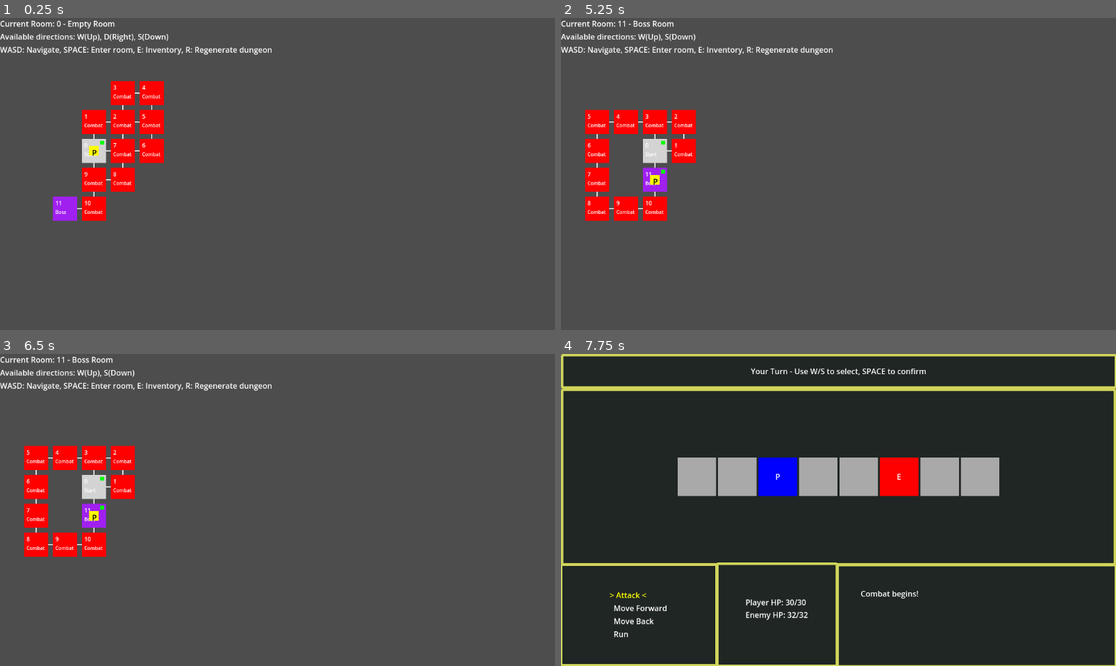
Above: before the commit, frames 1-4 (two rows, left to right).
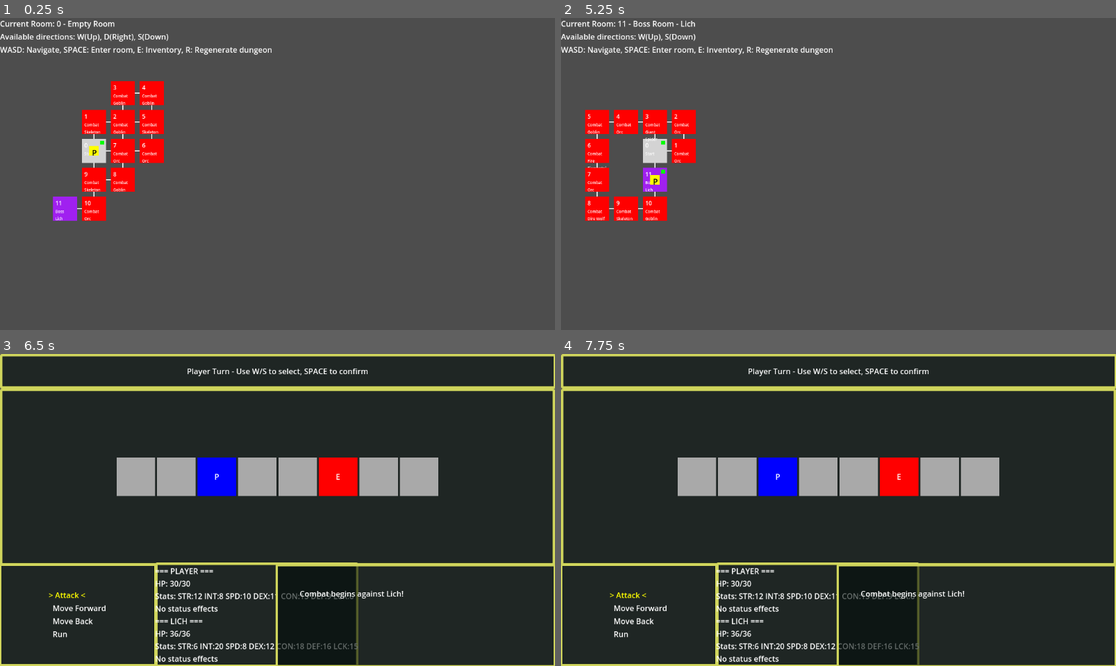
Above: after the commit, the same moments.

Repository: theoskille/project-rogue
Game: Godot game, scene res://scenes/main.tscn
Same seed, same stepped clock (60 frames per second), same inputs: the game is played once before the commit and once after it.
Inputs:
- Up to frame 1 (0.25 s): no input
- Up to frame 2 (5.25 s): tap Enter at 0.5, 2, 3.5 s; hold D 0.53-1.28 s; tap R at 0.6, 4.35 s; tap Space at 0.77, 1.25, 1.52, 2.75, 3.02, 3.77, 4.25, 4.52 s; hold S 1.28-2.03 s; tap E at 1.35, 5.1 s; hold D 2.03-2.78 s; tap Tab at 2.1 s; hold W 2.78-3.53 s; tap Delete at 2.85 s; hold A 3.53-5.03 s; tap Backspace at 3.6 s; hold S from 5.03 s (still down)
- Up to frame 3 (6.5 s): release S at 5.78 s; hold D from 5.78 s (still down); tap Tab at 5.85 s; tap Space at 6.02 s
- Up to frame 4 (7.75 s): release D at 6.53 s; hold W 6.53-7.28 s; tap Delete at 6.6 s; tap Space at 6.77, 7.52 s; hold D from 7.28 s (still down); tap Backspace at 7.35 s

The runs differ from the first frame. In frame 1, 0.5% of the frame differs, in the area x 10-29%, y 24-65%; in frame 2, 0.5%; in frame 3, 99%, in the area x 0-100%, y 0-100%; in frame 4, 2.1%.
Error before the commit: Invalid assignment of property or key 'attacks' with value of type 'Array' on a base object of type 'Resource (Enemy)'. (res://scripts/ExplorationManager.gd:29…

Commit message:
modular enemies

Diff:
--- a/scripts/CombatManager.gd
+++ b/scripts/CombatManager.gd
@@ -111,7 +111,7 @@
 	else:
 		current_turn = "enemy"
 
-	log_combat_message("Combat begins!")
+	log_combat_message("Combat begins against %s!" % enemy.name)
 	update_display()
 
 	# If enemy goes first, take enemy turn
@@ -295,7 +295,7 @@
 	update_display()
 
 	if not enemy.is_alive():
-		log_combat_message("Enemy defeated!")
+		log_combat_message("%s defeated!" % enemy.name)
 		end_combat(true)
 		return
 
@@ -306,7 +306,7 @@
 
 	# Check if enemy died from status effects
 	if not enemy.is_alive():
-		log_combat_message("Enemy defeated by status effects!")
+		log_combat_message("%s defeated by status effects!" % enemy.name)
 		end_combat(true)
 		return
 
@@ -322,14 +322,15 @@
 
 	if distance <= 1:
 		# Attack
-		var damage = enemy.get_attack_damage(enemy.get_random_attack())
+		var attack_name = enemy.get_random_attack()
+		var damage = enemy.get_attack_damage(attack_name)
 		var hit_chance = 0.7
 
 		if randf() < hit_chance:
 			player.take_damage(damage)
-			log_combat_message("Enemy hits for %d damage!" % damage)
+			log_combat_message("%s uses %s for %d damage!" % [enemy.name, attack_name, damage])
 		else:
-			log_combat_message("Enemy misses!")
+			log_combat_message("%s's %s misses!" % [enemy.name, attack_name])
 	else:
 		# Move closer
 		var direction = 1 if player_position > enemy_position else -1
@@ -337,9 +338,9 @@
 
 		if new_position != player_position and new_position >= 0 and new_position <= 7:
 			enemy_position = new_position
-			log_combat_message("Enemy moves to position %d" % enemy_position)
+			log_combat_message("%s moves to position %d" % [enemy.name, enemy_position])
 		else:
-			log_combat_message("Enemy can't move closer!")
+			log_combat_message("%s can't move closer!" % enemy.name)
 
 	end_enemy_turn()
 
@@ -380,26 +381,41 @@
 	update_battlefield()
 	update_actions_menu()
 
-	# Status display with status effects
+	# Enhanced status display with enemy name and stats
 	var player_status = status_manager.get_player_status_text()
 	var enemy_status = status_manager.get_enemy_status_text()
 
-	status_display.text = "Player HP: %d/%d\n%sEnemy HP: %d/%d\n%s" % [
+	# Format player stats
+	var player_stats_text = "STR:%d INT:%d SPD:%d DEX:%d CON:%d DEF:%d LCK:%d" % [
+		player.stats["STR"], player.stats["INT"], player.stats["SPD"],
+		player.stats["DEX"], player.stats["CON"], player.stats["DEF"], player.stats["LCK"]
+	]
+
+	# Format enemy stats
+	var enemy_stats_text = "STR:%d INT:%d SPD:%d DEX:%d CON:%d DEF:%d LCK:%d" % [
+		enemy.stats["STR"], enemy.stats["INT"], enemy.stats["SPD"],
+		enemy.stats["DEX"], enemy.stats["CON"], enemy.stats["DEF"], enemy.stats["LCK"]
+	]
+
+	status_display.text = "=== PLAYER ===\nHP: %d/%d\nStats: %s\n%s\n=== %s ===\nHP: %d/%d\nStats: %s\n%s" % [
 		player.current_hp, player.max_hp,
-		player_status + "\n" if player_status != "" else "",
+		player_stats_text,
+		player_status if player_status != "" else "No status effects",
+		enemy.name.to_upper(),
 		enemy.current_hp, enemy.max_hp,
-		enemy_status + "\n" if enemy_status != "" else ""
+		enemy_stats_text,
+		enemy_status if enemy_status != "" else "No status effects"
 	]
 
 func update_combat_info():
-	# Combat info
+	# Combat info with simpler player turn text
 	if current_turn == "player":
 		if current_menu == "main":
-			combat_info.text = "Your Turn - Use W/S to select, SPACE to confirm"
+			combat_info.text = "Player Turn - Use W/S to select, SPACE to confirm"
 		else:
 			combat_info.text = "Select Attack - Use W/S to select, SPACE to confirm"
 	else:
-		combat_info.text = "Enemy Turn..."
+		combat_info.text = "%s's Turn..." % enemy.name
 
 	combat_info.horizontal_alignment = HORIZONTAL_ALIGNMENT_CENTER
 
--- a/scripts/ExplorationManager.gd
+++ b/scripts/ExplorationManager.gd
@@ -105,12 +105,21 @@
 	label.add_theme_font_size_override("font_size", 12)
 	room_node.add_child(label)
 
-	# Add room type indicator
+	# Add room type indicator with enemy name
 	var type_label = Label.new()
-	type_label.text = get_room_type_short_name(room_data.type)
+	var type_text = get_room_type_short_name(room_data.type)
+
+	# Add enemy name for combat/boss rooms
+	if room_data.type != DungeonGenerator.RoomType.EMPTY:
+		var enemy_name = DungeonGenerator.get_room_enemy_name(room_id, dungeon_data["rooms"])
+		type_text += "\n" + enemy_name
+
+	type_label.text = type_text
 	type_label.position = Vector2(5, 25)
 	type_label.add_theme_color_override("font_color", Color.WHITE)
-	type_label.add_theme_font_size_override("font_size", 10)
+	type_label.add_theme_font_size_override("font_size", 8)
+	type_label.autowrap_mode = TextServer.AUTOWRAP_WORD_SMART
+	type_label.custom_minimum_size = Vector2(40, 20)
 	room_node.add_child(type_label)
 
 	# Add visited indicator
@@ -281,15 +290,13 @@
 	update_ui()
 
 func start_combat():
-	var enemy = DungeonGenerator.get_enemy_for_room()
+	# Use the new modular enemy system
+	var enemy = DungeonGenerator.get_enemy_for_room(current_room_id, dungeon_data["rooms"])
 	game_manager.start_combat(enemy)
 
 func start_boss_fight():
-	var boss = Enemy.new("Boss Orc")
-	boss.stats = {"STR": 18, "INT": 8, "SPD": 6, "DEX": 10, "CON": 25, "DEF": 14, "LCK": 8}
-	boss.max_hp = boss.stats["CON"] * 3
-	boss.current_hp = boss.max_hp
-	boss.attacks = ["Mighty Swing", "Roar", "Charge"]
+	# Use the new modular enemy system for boss fights too
+	var boss = DungeonGenerator.get_enemy_for_room(current_room_id, dungeon_data["rooms"])
 	game_manager.start_combat(boss)
 
 func room_cleared():
@@ -302,12 +309,17 @@
 func update_ui():
 	var current_room = dungeon_data["rooms"][current_room_id]
 
-	# Room info
+	# Room info with enemy name
 	var room_type_text = DungeonGenerator.get_room_type_name(current_room.type)
 	if current_room.cleared:
 		room_type_text += " (Cleared)"
 
-	room_info_label.text = "Current Room: %d - %s" % [current_room_id, room_type_text]
+	var enemy_info = ""
+	if current_room.type != DungeonGenerator.RoomType.EMPTY:
+		var enemy_name = DungeonGenerator.get_room_enemy_name(current_room_id, dungeon_data["rooms"])
+		enemy_info = " - " + enemy_name
+
+	room_info_label.text = "Current Room: %d - %s%s" % [current_room_id, room_type_text, enemy_info]
 
 	# Show available directions
 	var directions_text = "Available directions: "
--- a/scripts/entities/Enemy.gd
+++ /dev/null
@@ -1,63 +0,0 @@
-class_name Enemy
-extends Resource
-
-var name: String
-var stats: Dictionary
-var current_hp: int
-var max_hp: int
-var attacks: Array[String]
-
-func _init(enemy_name: String = "Goblin"):
-	name = enemy_name
-
-	# Set default stats based on enemy type
-	match enemy_name:
-		"Goblin":
-			stats = {"STR": 8, "INT": 4, "SPD": 12, "DEX": 10, "CON": 10, "DEF": 6, "LCK": 5}
-			attacks = ["Scratch", "Bite"]
-		"Orc":
-			stats = {"STR": 14, "INT": 6, "SPD": 8, "DEX": 7, "CON": 16, "DEF": 10, "LCK": 4}
-			attacks = ["Club", "Charge"]
-		"Skeleton":
-			stats = {"STR": 10, "INT": 3, "SPD": 6, "DEX": 8, "CON": 12, "DEF": 12, "LCK": 2}
-			attacks = ["Bone Strike", "Rattle"]
-		_:
-			# Default enemy
-			stats = {"STR": 8, "INT": 4, "SPD": 8, "DEX": 8, "CON": 10, "DEF": 6, "LCK": 3}
-			attacks = ["Attack"]
-
-	max_hp = stats["CON"] * 2
-	current_hp = max_hp
-
-func is_alive() -> bool:
-	return current_hp > 0
-
-func take_damage(damage: int):
-	current_hp = max(0, current_hp - damage)
-
-func heal(amount: int):
-	current_hp = min(max_hp, current_hp + amount)
-
-func get_attack_damage(attack_name: String) -> int:
-	# Simple damage calculation
-	match attack_name:
-		"Scratch", "Bite":
-			return stats["STR"] + randi() % 4
-		"Club":
-			return stats["STR"] * 2
-		"Charge":
-			return stats["STR"] + stats["SPD"] / 2
-		"Bone Strike":
-			return stats["STR"] + stats["DEX"] / 2
-		"Rattle":
-			return stats["STR"] / 2
-		_:
-			return stats["STR"]
-
-func get_speed() -> int:
-	return stats["SPD"]
-
-func get_random_attack() -> String:
-	if attacks.size() > 0:
-		return attacks[randi() % attacks.size()]
-	return "Attack"
--- /dev/null
+++ b/scripts/entities/enemies/Enemy.gd
@@ -0,0 +1,53 @@
+class_name Enemy
+extends Resource
+
+var name: String
+var stats: Dictionary
+var current_hp: int
+var max_hp: int
+var attacks: Array[String]
+
+func _init():
+	# Default values - will be set by EnemyDatabase.create_enemy()
+	name = "Unknown Enemy"
+	stats = {"STR": 8, "INT": 4, "SPD": 8, "DEX": 8, "CON": 10, "DEF": 6, "LCK": 3}
+	attacks = ["Slash"]
+	max_hp = stats["CON"] * 2
+	current_hp = max_hp
+
+func is_alive() -> bool:
+	return current_hp > 0
+
+func take_damage(damage: int):
+	current_hp = max(0, current_hp - damage)
+
+func heal(amount: int):
+	current_hp = min(max_hp, current_hp + amount)
+
+# Now uses AttackDatabase for consistent damage calculation
+func get_attack_damage(attack_name: String) -> int:
+	return AttackDatabase.calculate_attack_damage(attack_name, stats, 0)  # No weapon bonus for enemies
+
+func get_speed() -> int:
+	return stats["SPD"]
+
+func get_random_attack() -> String:
+	if attacks.size() > 0:
+		return attacks[randi() % attacks.size()]
+	return "Slash"  # Fallback attack
+
+# Get attack info for AI decisions
+func get_attack_info(attack_name: String) -> Dictionary:
+	return AttackDatabase.get_attack_data(attack_name)
+
+# Helper: Get all attack names with their info (for AI)
+func get_available_attacks_info() -> Array[Dictionary]:
+	var attack_info: Array[Dictionary] = []
+
+	for attack_name in attacks:
+		var info = AttackDatabase.get_attack_data(attack_name)
+		info["name"] = attack_name
+		info["damage"] = get_attack_damage(attack_name)
+		attack_info.append(info)
+
+	return attack_info
--- /dev/null
+++ b/scripts/entities/enemies/EnemyDatabase.gd
@@ -0,0 +1,182 @@
+class_name EnemyDatabase
+extends Resource
+
+# Enemy data structure:
+# {
+#   "enemy_name": {
+#     "display_name": String,       # Friendly display name
+#     "stats": Dictionary,          # Base stats (STR, INT, SPD, etc.)
+#     "attacks": Array[String],     # Available attacks (from AttackDatabase)
+#     "rarity": String,             # "common", "uncommon", "rare", "boss"
+#     "description": String,        # Enemy description
+#     "special_abilities": Array[String]  # Special enemy abilities
+#   }
+# }
+
+static var enemies: Dictionary = {
+	"goblin": {
+		"display_name": "Goblin",
+		"stats": {"STR": 8, "INT": 4, "SPD": 12, "DEX": 10, "CON": 10, "DEF": 6, "LCK": 5},
+		"attacks": ["Slash", "Quick Attack"] as Array[String],
+		"rarity": "common",
+		"description": "A small, agile creature with sharp claws",
+		"special_abilities": [] as Array[String]
+	},
+
+	"orc": {
+		"display_name": "Orc",
+		"stats": {"STR": 14, "INT": 6, "SPD": 8, "DEX": 7, "CON": 16, "DEF": 10, "LCK": 4},
+		"attacks": ["Power Strike", "Slash"] as Array[String],
+		"rarity": "common",
+		"description": "A brutal warrior with immense strength",
+		"special_abilities": [] as Array[String]
+	},
+
+	"skeleton": {
+		"display_name": "Skeleton",
+		"stats": {"STR": 10, "INT": 3, "SPD": 6, "DEX": 8, "CON": 12, "DEF": 12, "LCK": 2},
+		"attacks": ["Block", "Slash"] as Array[String],
+		"rarity": "common",
+		"description": "Animated bones held together by dark magic",
+		"special_abilities": [] as Array[String]
+	},
+
+	"spider": {
+		"display_name": "Giant Spider",
+		"stats": {"STR": 6, "INT": 5, "SPD": 14, "DEX": 12, "CON": 8, "DEF": 4, "LCK": 6},
+		"attacks": ["Quick Attack", "Poison Blade"] as Array[String],
+		"rarity": "uncommon",
+		"description": "A venomous spider with lightning-fast strikes",
+		"special_abilities": [] as Array[String]
+	},
+
+	"wolf": {
+		"display_name": "Dire Wolf",
+		"stats": {"STR": 12, "INT": 6, "SPD": 16, "DEX": 11, "CON": 14, "DEF": 8, "LCK": 7},
+		"attacks": ["Quick Attack", "Lunge Strike"] as Array[String],
+		"rarity": "uncommon",
+		"description": "A fierce predator that hunts in packs",
+		"special_abilities": [] as Array[String]
+	},
+
+	"bandit": {
+		"display_name": "Bandit",
+		"stats": {"STR": 10, "INT": 8, "SPD": 11, "DEX": 13, "CON": 12, "DEF": 7, "LCK": 9},
+		"attacks": ["Slash", "Backstep Slash", "Quick Attack"] as Array[String],
+		"rarity": "uncommon",
+		"description": "A cunning thief with dirty fighting tactics",
+		"special_abilities": [] as Array[String]
+	},
+
+	"fire_elemental": {
+		"display_name": "Fire Elemental",
+		"stats": {"STR": 8, "INT": 15, "SPD": 10, "DEX": 9, "CON": 16, "DEF": 12, "LCK": 8},
+		"attacks": ["Fire Blast", "Magic Bolt"] as Array[String],
+		"rarity": "rare",
+		"description": "A being of pure flame and magical energy",
+		"special_abilities": [] as Array[String]
+	},
+
+	# Boss enemies
+	"orc_chieftain": {
+		"display_name": "Orc Chieftain",
+		"stats": {"STR": 18, "INT": 8, "SPD": 10, "DEX": 9, "CON": 20, "DEF": 14, "LCK": 6},
+		"attacks": ["Power Strike", "Lunge Strike", "Slash"] as Array[String],
+		"rarity": "boss",
+		"description": "The mighty leader of an orc war band",
+		"special_abilities": [] as Array[String]
+	},
+
+	"lich": {
+		"display_name": "Lich",
+		"stats": {"STR": 6, "INT": 20, "SPD": 8, "DEX": 12, "CON": 18, "DEF": 16, "LCK": 15},
+		"attacks": ["Magic Bolt", "Fire Blast", "Poison Blade"] as Array[String],
+		"rarity": "boss",
+		"description": "An undead sorcerer of immense magical power",
+		"special_abilities": [] as Array[String]
+	}
+}
+
+# Get enemy data by ID
+static func get_enemy_data(enemy_id: String) -> Dictionary:
+	if enemies.has(enemy_id):
+		return enemies[enemy_id]
+	else:
+		# Return default enemy data
+		return {
+			"display_name": "Unknown Enemy",
+			"stats": {"STR": 8, "INT": 4, "SPD": 8, "DEX": 8, "CON": 10, "DEF": 6, "LCK": 3},
+			"attacks": ["Slash"] as Array[String],
+			"rarity": "common",
+			"description": "A mysterious creature",
+			"special_abilities": [] as Array[String]
+		}
+
+# Create an Enemy instance from database
+static func create_enemy(enemy_id: String) -> Enemy:
+	var enemy_data = get_enemy_data(enemy_id)
+	var enemy = Enemy.new()
+
+	enemy.name = enemy_data["display_name"]
+	enemy.stats = enemy_data["stats"].duplicate()
+	enemy.attacks = enemy_data["attacks"].duplicate()
+	enemy.max_hp = enemy.stats["CON"] * 2
+	enemy.current_hp = enemy.max_hp
+
+	return enemy
+
+# Get enemies by rarity
+static func get_enemies_by_rarity(rarity: String) -> Array[String]:
+	var filtered_enemies: Array[String] = []
+
+	for enemy_id in enemies.keys():
+		if enemies[enemy_id]["rarity"] == rarity:
+			filtered_enemies.append(enemy_id)
+
+	return filtered_enemies
+
+# Get random enemy by rarity
+static func get_random_enemy_by_rarity(rarity: String) -> String:
+	var rarity_enemies = get_enemies_by_rarity(rarity)
+
+	if rarity_enemies.size() > 0:
+		return rarity_enemies[randi() % rarity_enemies.size()]
+	else:
+		# Fallback to any common enemy
+		var common_enemies = get_enemies_by_rarity("common")
+		if common_enemies.size() > 0:
+			return common_enemies[randi() % common_enemies.size()]
+		else:
+			return "goblin"  # Ultimate fallback
+
+# Get all enemy IDs
+static func get_all_enemy_ids() -> Array[String]:
+	var ids: Array[String] = []
+	for enemy_id in enemies.keys():
+		ids.append(enemy_id)
+	return ids
+
+# Get random enemy of any rarity (weighted by rarity)
+static func get_random_enemy() -> String:
+	var rand_value = randf()
+
+	# Weighted selection: common 60%, uncommon 25%, rare 15%
+	if rand_value < 0.60:
+		return get_random_enemy_by_rarity("common")
+	elif rand_value < 0.85:
+		return get_random_enemy_by_rarity("uncommon")
+	else:
+		return get_random_enemy_by_rarity("rare")
+
+# Get random boss enemy
+static func get_random_boss() -> String:
+	return get_random_enemy_by_rarity("boss")
+
+# Helper: Get enemy description
+static func get_enemy_description(enemy_id: String) -> String:
+	var enemy_data = get_enemy_data(enemy_id)
+	return enemy_data.get("description", "No description available")
+
+# Helper: Check if enemy exists
+static func enemy_exists(enemy_id: String) -> bool:
+	return enemies.has(enemy_id)
--- a/scripts/utilities/DungeonGenerator.gd
+++ b/scripts/utilities/DungeonGenerator.gd
@@ -14,6 +14,7 @@
 	var visited: bool = false
 	var cleared: bool = false
 	var position: Vector2
+	var enemy_id: String = ""  # ID from EnemyDatabase
 
 	func _init(room_id: int, room_type: RoomType):
 		id = room_id
@@ -48,6 +49,16 @@
 
 		var room = Room.new(room_id, room_type)
 		room.position = pos
+
+		# Assign enemy based on room type
+		match room_type:
+			RoomType.COMBAT:
+				room.enemy_id = EnemyDatabase.get_random_enemy()
+			RoomType.BOSS:
+				room.enemy_id = EnemyDatabase.get_random_boss()
+			RoomType.EMPTY:
+				room.enemy_id = ""  # No enemy for empty rooms
+
 		rooms[room_id] = room
 		positions_used.append(pos)
 		room_id += 1
@@ -208,10 +219,14 @@
 
 	return component
 
-static func get_enemy_for_room() -> Enemy:
-	var enemy_types = ["Goblin", "Orc", "Skeleton", "Spider", "Wolf", "Bandit"]
-	var random_type = enemy_types[randi() % enemy_types.size()]
-	return Enemy.new(random_type)
+static func get_enemy_for_room(room_id: int, rooms: Dictionary) -> Enemy:
+	if rooms.has(room_id):
+		var room = rooms[room_id]
+		if room.enemy_id != "":
+			return EnemyDatabase.create_enemy(room.enemy_id)
+
+	# Fallback to random enemy
+	return EnemyDatabase.create_enemy(EnemyDatabase.get_random_enemy())
 
 # Helper function to get room type display name
 static func get_room_type_name(room_type: RoomType) -> String:
@@ -224,3 +239,12 @@
 			return "Boss Room"
 		_:
 			return "Unknown Room"
+
+# Helper function to get enemy name for a room
+static func get_room_enemy_name(room_id: int, rooms: Dictionary) -> String:
+	if rooms.has(room_id):
+		var room = rooms[room_id]
+		if room.enemy_id != "":
+			var enemy_data = EnemyDatabase.get_enemy_data(room.enemy_id)
+			return enemy_data["display_name"]
+	return "No Enemy"
Renamed: scripts/entities/Enemy.gd.uid -> scripts/entities/enemies/Enemy.gd.uid
Not shown, added: scripts/entities/enemies/EnemyDatabase.gd.uid
